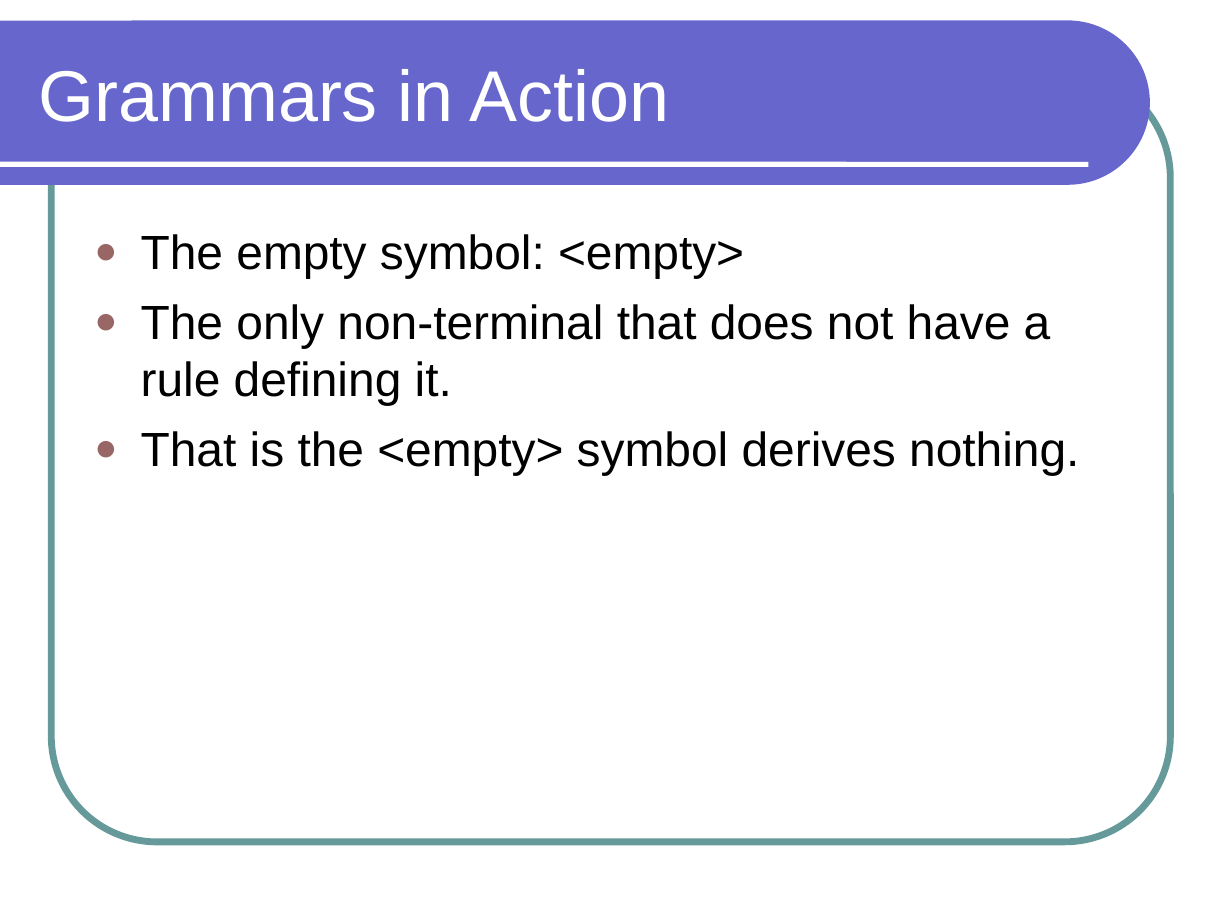
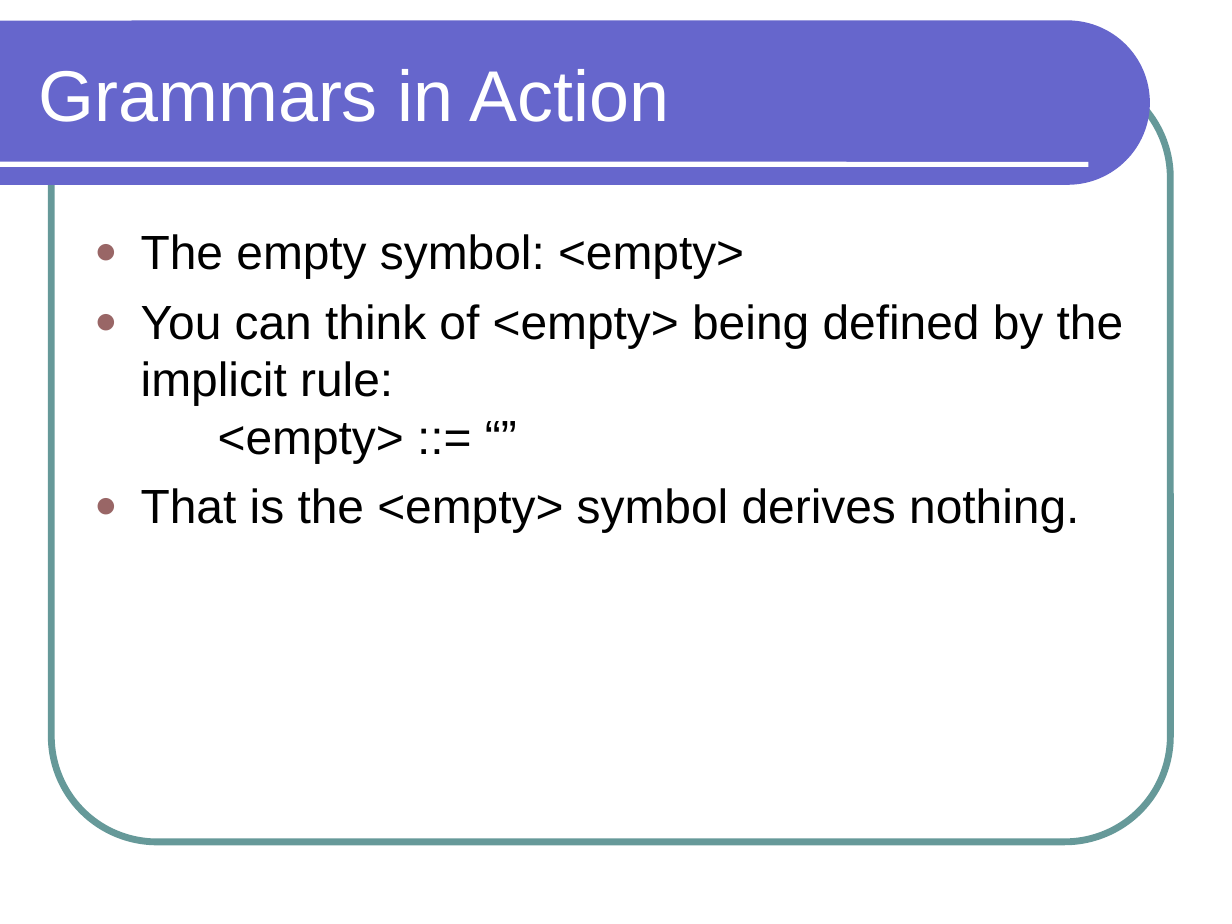
Before and after one commit to lutzhamel/CSC301, a slide deck: slide 2 of notes/csc301-ln010.ppt. Drawn at 1232x924 pixels with LibreOffice and Linux fonts; fonts in the diff are those of the drawing. Boxes give left, top, right and bottom in pixels: in the first picture for what was removed or moved away, otherwise in the second. Text is boxed around its words. In the diff, an @@ line names an element or a change of style, - is before the commit and + after.

```diff
--- a/notes/csc301-ln010.ppt
+++ b/notes/csc301-ln010.ppt
@@ text at [141, 304, 1124, 463]: text changed @@
-● The only non-terminal that does not have a rule defining it.
+● You can think of <empty> being defined by the implicit rule:
+  <empty> ::= “”
```
Also in this commit, not shown: 1 other slide changed, 1 slide removed, 5 other files.
